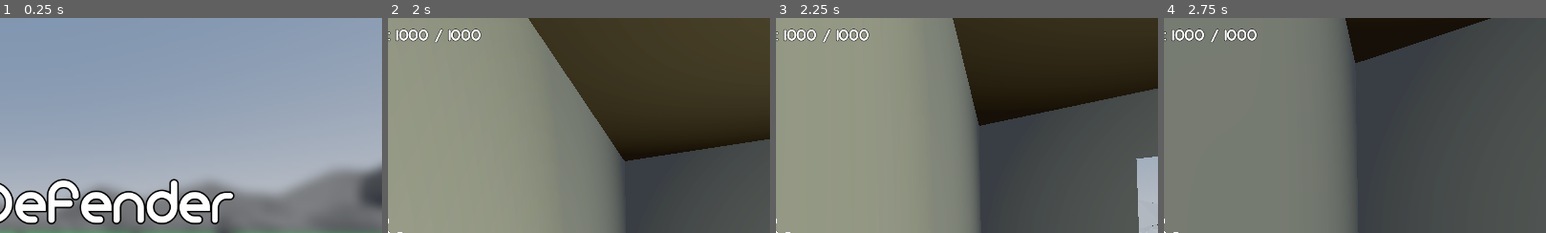
Above: before the commit, frames 1-4 (left to right).
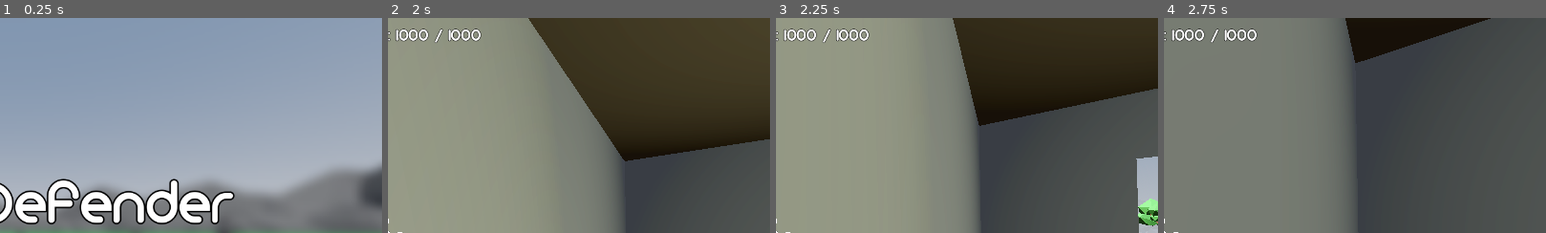
Above: after the commit, the same moments.

Repository: DrOtter3000/janitory_defender
Game: Godot game, scene res://Menus/main_menu.tscn
Two runs of this game, one before a commit and one after it. Both use one fixed random seed, a clock stepped at 60 frames per second and the inputs below.
Inputs (mouse positions are % of the whole screen's width and height, from its top left):
- Up to frame 1 (0.25 s): no input
- Up to frame 2 (2 s): click "New Game" at 0.5 s; tap Enter at 1.25 s; move the mouse to (49, 52) at 1.27 s; hold W (forward) from 1.28 s (still down); hold Mouse wheel down (LastWeaponAction) from 1.28 s (still down); tap Space (jump) at 1.52 s
- Up to frame 3 (2.25 s): keep holding W (forward); move the mouse to (57, 51) at 2.02 s; release Mouse wheel down (LastWeaponAction) at 2.03 s; tap Mouse wheel up (NextWeaponAction) at 2.1 s
- Up to frame 4 (2.75 s): keep holding W (forward); tap Space (jump) at 2.27 s
The pictures show only the part of the screen within x 50-100%, y 0-50%; the shares and areas given below are measured in that part.

Frames 1-2 are identical in both runs. In frame 3, 0.5% of the frame differs, in the area x 94-100%, y 84-97%; in frame 4, nothing differs.

Commit message:
add trees

Diff:
--- a/Levels/level_1.tscn
+++ b/Levels/level_1.tscn
@@ -12,6 +12,7 @@
 [ext_resource type="PackedScene" uid="uid://lhu63u7pddux" path="res://Enemies/spawner.tscn" id="9_3mmkn"]
 [ext_resource type="PackedScene" uid="uid://bs0ot7b1sokw1" path="res://Levels/rus.tscn" id="10_isycc"]
 [ext_resource type="PackedScene" uid="uid://clpan2dlslo5c" path="res://Levels/Assets/Hills.glb" id="11_cqqvw"]
+[ext_resource type="PackedScene" uid="uid://e3g84irxty0w" path="res://Levels/tree.tscn" id="13_gv60f"]
 
 [sub_resource type="ProceduralSkyMaterial" id="ProceduralSkyMaterial_aqdmy"]
 sky_horizon_color = Color(0.64625, 0.65575, 0.67075, 1)
@@ -1251,4 +1252,7 @@
 wait_time = 60.0
 one_shot = true
 
+[node name="Tree" parent="." instance=ExtResource("13_gv60f")]
+transform = Transform3D(1, 0, 0, 0, 1, 0, 0, 0, 1, -14.2435, -0.0708481, 159.574)
+
 [connection signal="timeout" from="NextWaveTimer" to="." method="_on_next_wave_timer_timeout"]
--- /dev/null
+++ b/Levels/tree.tscn
@@ -0,0 +1,16 @@
+[gd_scene load_steps=3 format=3 uid="uid://e3g84irxty0w"]
+
+[ext_resource type="PackedScene" uid="uid://ck7ksveklq8j1" path="res://Levels/Assets/tree.glb" id="1_dfxme"]
+
+[sub_resource type="CylinderShape3D" id="CylinderShape3D_yeqx8"]
+height = 4.0
+
+[node name="Tree" type="Node3D"]
+
+[node name="tree" parent="." instance=ExtResource("1_dfxme")]
+
+[node name="StaticBody3D" type="StaticBody3D" parent="."]
+
+[node name="CollisionShape3D" type="CollisionShape3D" parent="StaticBody3D"]
+transform = Transform3D(1, 0, 0, 0, 1, 0, 0, 0, 1, 0, 2, 0)
+shape = SubResource("CylinderShape3D_yeqx8")
Binary file added: Levels/Assets/tree.glb
Not shown, added: Levels/Assets/tree.glb.import
Not shown: 1 places in Levels/level_1.tscn that only renumber resources
